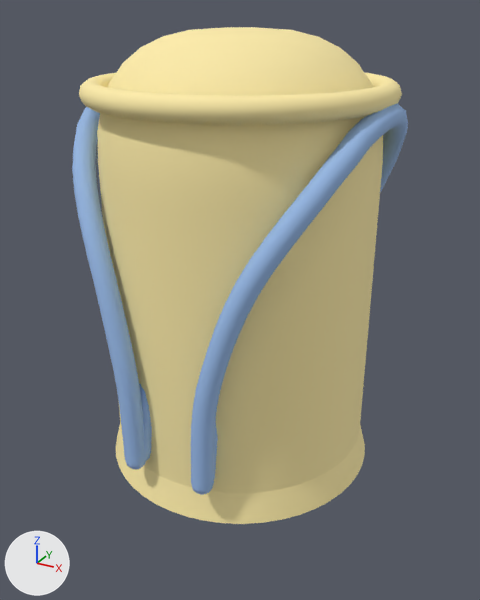
The glTF model modules/Wardrobe/Models/Clothes/overalls_top.glb: old version first, new version second.
Both versions are drawn from a 50 mm lens placed at (0.377, -0.687, 1.074), pointed at (0.002, -0.004, 0.733). Lighting does not change. The marker at lower left points along +X, +Y and +Z. The picture after the commit comes second.

Names of what the first picture shows: 'BodyBoy', 'BodyGirl'.
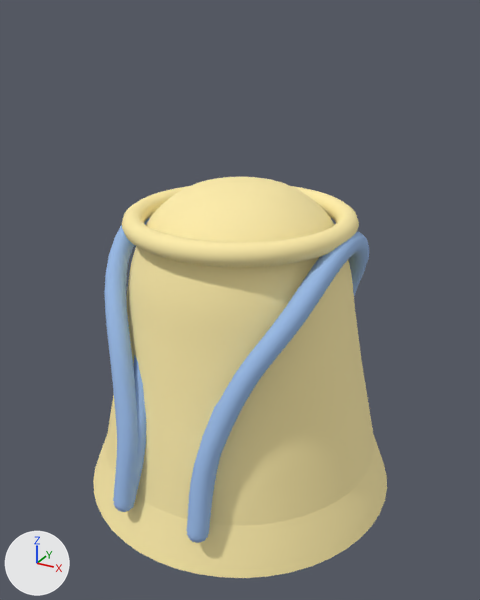
Where the change shows, as pixel boxes [x1, y1, x2, y2] in the pictures (480 x 600 px; the box of a moved part takes in the faces that stretch with it):
```json
{"object": "BodyBoy", "change": "reshaped", "before": [72, 27, 408, 495], "after": [104, 177, 374, 543], "on screen": "20% narrower, 22% shorter"}
{"object": "BodyGirl", "change": "reshaped", "before": [116, 384, 365, 524], "after": [93, 355, 387, 578]}
{"part": 1, "of": "me_bodyboy", "change": "added", "after": [122, 186, 359, 267], "on screen": "beige"}
{"part": 2, "of": "me_bodyboy", "change": "moved or reshaped", "after": [114, 501, 135, 512], "on screen": "not visible before"}
{"part": 3, "of": "me_bodyboy", "change": "added", "after": [187, 532, 209, 543]}
{"part": 4, "of": "me_bodyboy", "change": "rebuilt", "before": [97, 27, 383, 493], "after": [106, 177, 374, 526], "on screen": "6% narrower, 25% shorter"}
{"part": 5, "of": "me_bodyboy", "change": "deleted", "before": [79, 73, 402, 125], "on screen": "beige"}
{"part": 6, "of": "me_bodyboy", "change": "moved or reshaped", "before": [72, 104, 408, 495], "after": [104, 218, 369, 537]}
{"part": 7, "of": "me_bodygirl", "change": "moved or reshaped", "before": [145, 453, 151, 462], "after": [114, 499, 135, 506]}
{"part": 8, "of": "me_bodygirl", "change": "rebuilt", "before": [116, 425, 365, 524], "after": [93, 434, 387, 578]}
{"part": 9, "of": "me_bodygirl", "change": "rebuilt", "before": [214, 422, 218, 478], "after": [200, 400, 221, 531], "on screen": "mostly hidden"}
{"part": 10, "of": "me_bodygirl", "change": "rebuilt", "before": [139, 384, 152, 457], "after": [119, 355, 146, 503]}
```

The change, as JSON lines over the scene's bpy script:
```json
{"block": "me_bodyboy", "where": "# used by ob_bodyboy; location = (0.0, 0.0, 0.42)"}
{"op": "remove", "block": "me_bodyboy", "code": "me_bodyboy.from_pydata(...)  # 3317 vertices, 6452 faces; spans x -0.185..0.185, y -0.187..0.2, z 0.1..0.634"}
{"op": "add", "block": "me_bodyboy", "code": "me_bodyboy.from_pydata(...)  # 4750 vertices, 9304 faces; spans x -0.194..0.194, y -0.208..0.217, z 0.051..0.464"}
{"block": "me_bodyboy", "change": "me_bodyboy part 1: a new loose piece, a torus around z (ring radius 0.13, tube radius 0.013) spanning x -0.143..0.143, y -0.143..0.143, z 0.406..0.431, in mat_cloth (beige #ffedaa)"}
{"block": "me_bodyboy", "change": "me_bodyboy part 2: the loose piece of 52 vertices spanning x 0.055..0.08, y 0.154..0.18, z 0.241..0.267 is moved by (-0.119, -0.362, -0.144)"}
{"block": "me_bodyboy", "change": "me_bodyboy part 3: a new loose piece, a UV sphere (10 segments, 6 rings, poles along z) spanning x 0.04..0.065, y -0.208..-0.182, z 0.097..0.123, in mat_denim (blue #99bcea)"}
{"block": "me_bodyboy", "change": "me_bodyboy part 4: the loose piece of 1345 vertices spanning x -0.164..0.164, y -0.164..0.164, z 0.1..0.634 is rebuilt with 2737 vertices and now spans x -0.194..0.194, y -0.194..0.194, z 0.051..0.464"}
{"block": "me_bodyboy", "change": "me_bodyboy part 5: the loose piece of 480 vertices spanning x -0.178..0.178, y -0.178..0.178, z 0.557..0.582 is deleted"}
{"block": "me_bodyboy", "change": "me_bodyboy part 6: 2 vertices moved within x -0.047..0.047, y -0.174, z 0.148; 932 vertices removed from x -0.185..0.185, y -0.187..0.182, z 0.1..0.564; 738 vertices added at x -0.149..0.149, y -0.207..0.187, z 0.108..0.419"}
{"block": "me_bodyboy", "change": "other edits to the shape of me_bodyboy do not show in these pictures"}
{"block": "me_bodygirl", "where": "# used by ob_bodygirl; location = (0.0, 0.0, 0.42)"}
{"op": "remove", "block": "me_bodygirl", "code": "me_bodygirl.from_pydata(...)  # 3417 vertices, 6648 faces; spans x -0.173..0.173, y -0.18..0.191, z 0.1..0.629"}
{"op": "add", "block": "me_bodygirl", "code": "me_bodygirl.from_pydata(...)  # 4722 vertices, 9244 faces; spans x -0.207..0.207, y -0.207..0.226, z 0.051..0.464"}
{"block": "me_bodygirl", "change": "me_bodygirl part 7: the loose piece of 52 vertices spanning x -0.057..-0.033, y -0.18..-0.154, z 0.153..0.179 is moved by (-0.007, -0.027, -0.052)"}
{"block": "me_bodygirl", "change": "me_bodygirl part 8: the loose piece of 1441 vertices spanning x -0.173..0.173, y -0.173..0.173, z 0.1..0.629 is rebuilt with 2689 vertices and now spans x -0.207..0.207, y -0.207..0.207, z 0.051..0.464"}
{"block": "me_bodygirl", "change": "me_bodygirl part 9: the loose piece of 370 vertices spanning x 0.029..0.088, y -0.18..0.145, z 0.163..0.566 is rebuilt with 370 vertices and now spans x 0.036..0.1, y -0.206..0.172, z 0.109..0.418"}
{"block": "me_bodygirl", "change": "me_bodygirl part 10: the loose piece of 370 vertices spanning x -0.088..-0.029, y -0.18..0.145, z 0.163..0.566 is rebuilt with 370 vertices and now spans x -0.1..-0.036, y -0.206..0.172, z 0.109..0.418"}
{"block": "me_bodygirl", "change": "other edits to the shape of me_bodygirl do not show in these pictures"}
```
